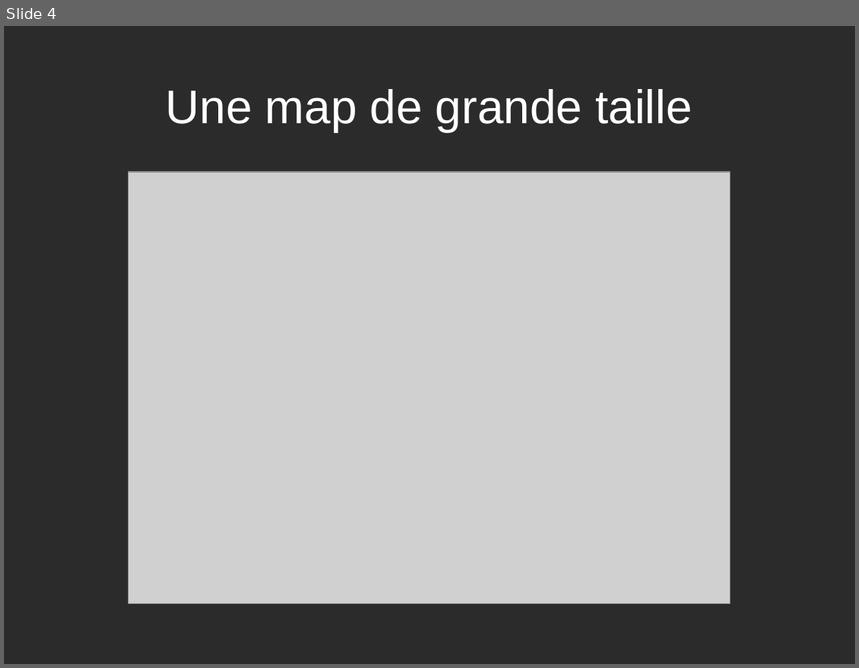
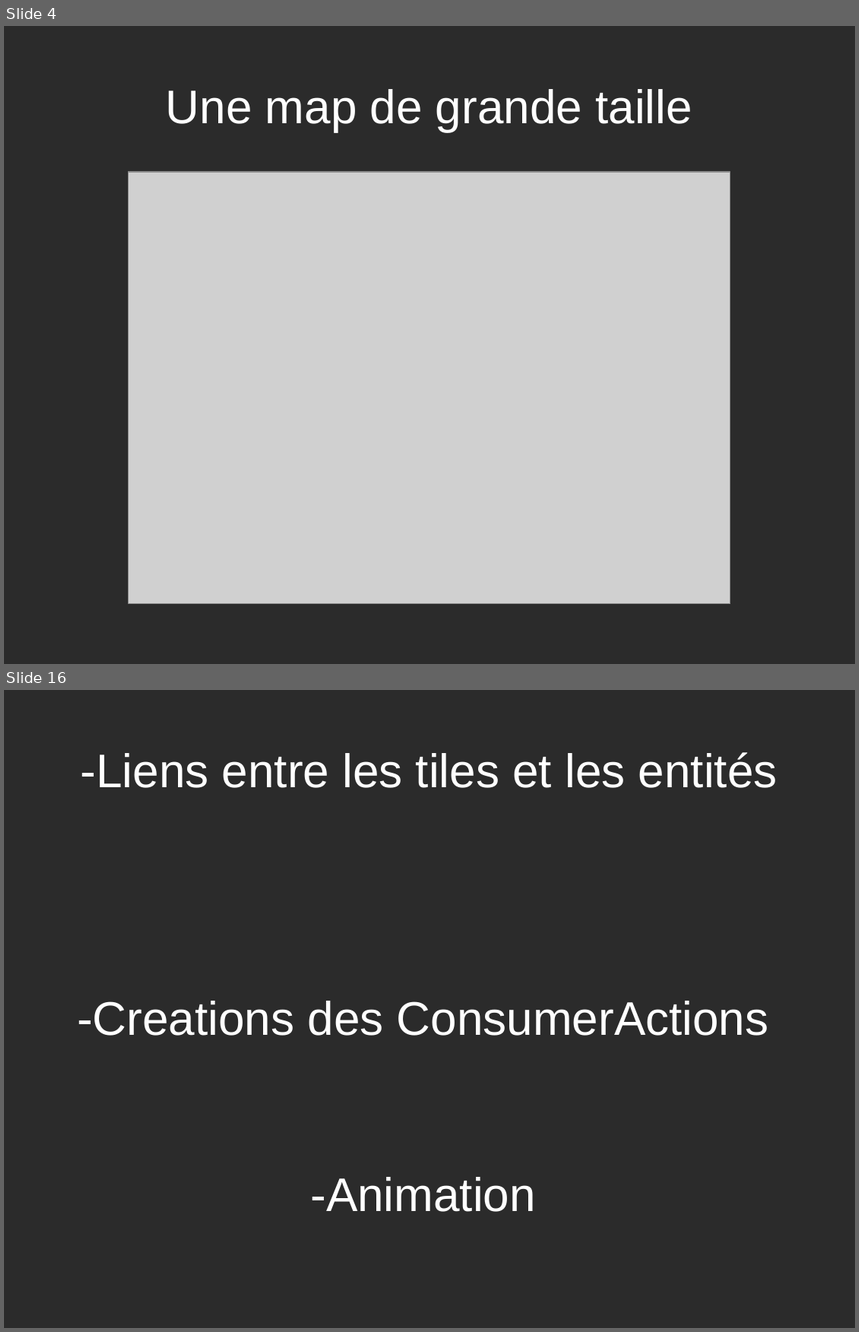
Before and after one commit to CodeurEnArbre/DoomZelda, a slide deck: Dossier/Diapo proj.odp. Shown one above the other, each under a label of ours: slide 4 before the commit, slides 4 and 16 after it; the slides between them are not shown. The pictures are 859x668 and 859x1332 pixels, drawn with LibreOffice and Linux fonts; fonts in the diff are those of the drawing; grey boxes stand for pictures; background and template pictures are left out; a plain dark background stands for a picture behind light text. Boxes give left, top, right and bottom in pixels: in the first picture for what was removed or moved away, otherwise in the second. Text is boxed around its words. In the diff, an @@ line names an element or a change of style, - is before the commit and + after.

```diff
--- a/Dossier/Diapo proj.odp
+++ b/Dossier/Diapo proj.odp
@@ slide 16 added at <box>4,690,855,1328</box>, background picture (left out) @@
@@ title added at <box>81,752,778,788</box>, 44 pt, text #FFFFFF @@
+-Liens entre les tiles et les entités
@@ title added at <box>77,1001,769,1036</box>, 44 pt, text #FFFFFF @@
+-Creations des ConsumerActions
@@ title added at <box>310,1177,536,1212</box>, 44 pt, text #FFFFFF @@
+-Animation
```
Also in this commit, not shown: 8 slides changed, 6 other slides added, 1 other file.
